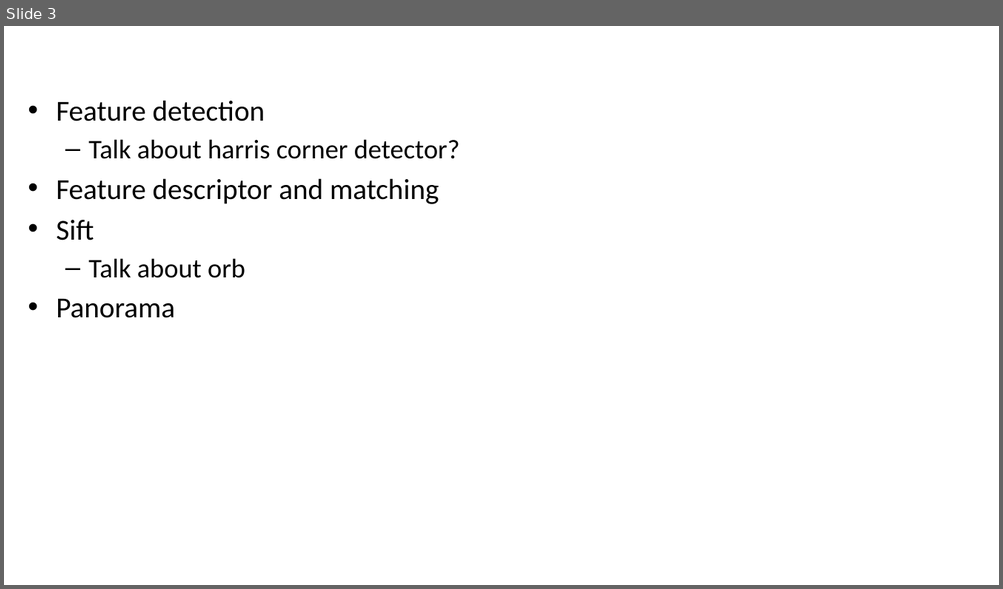
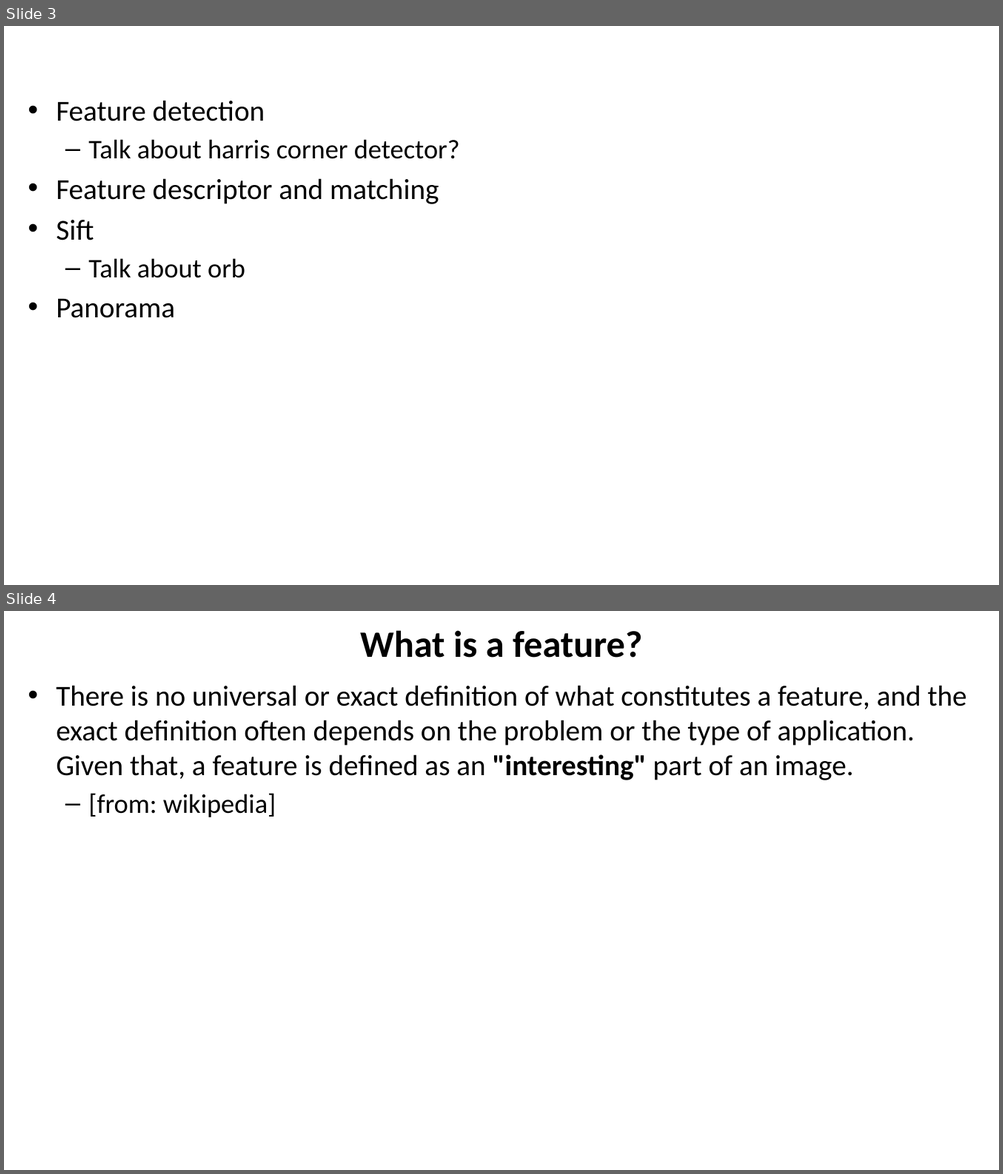
Before and after one commit to YoniChechik/AI_is_Math, a slide deck: c_08_features/features.pptx. Shown one above the other, each under a label of ours: slide 3 before the commit, slides 3 and 4 after it. The pictures are 1003x589 and 1003x1174 pixels, drawn with LibreOffice and Linux fonts; fonts in the diff are those of the drawing. Boxes give left, top, right and bottom in pixels: in the first picture for what was removed or moved away, otherwise in the second. Text is boxed around its words. In the diff, an @@ line names an element or a change of style, - is before the commit and + after.

```diff
--- a/c_08_features/features.pptx
+++ b/c_08_features/features.pptx
@@ slide 4 added at [4,611,999,1170], background #FFFFFF @@
@@ title added at [360,630,642,658], 36 pt, text #000000, bold @@
+What is a feature?
@@ text added at [56,685,967,817], 28 pt, text #000000 @@
+• There is no universal or exact definition of what constitutes a feature, and the exact definition often depends on the problem or the type of application. Given that, a feature is defined as an "interesting" part of an image.
+  – [from: wikipedia]
```
Also in this commit, not shown: 2 other slides added, 5 other files.
